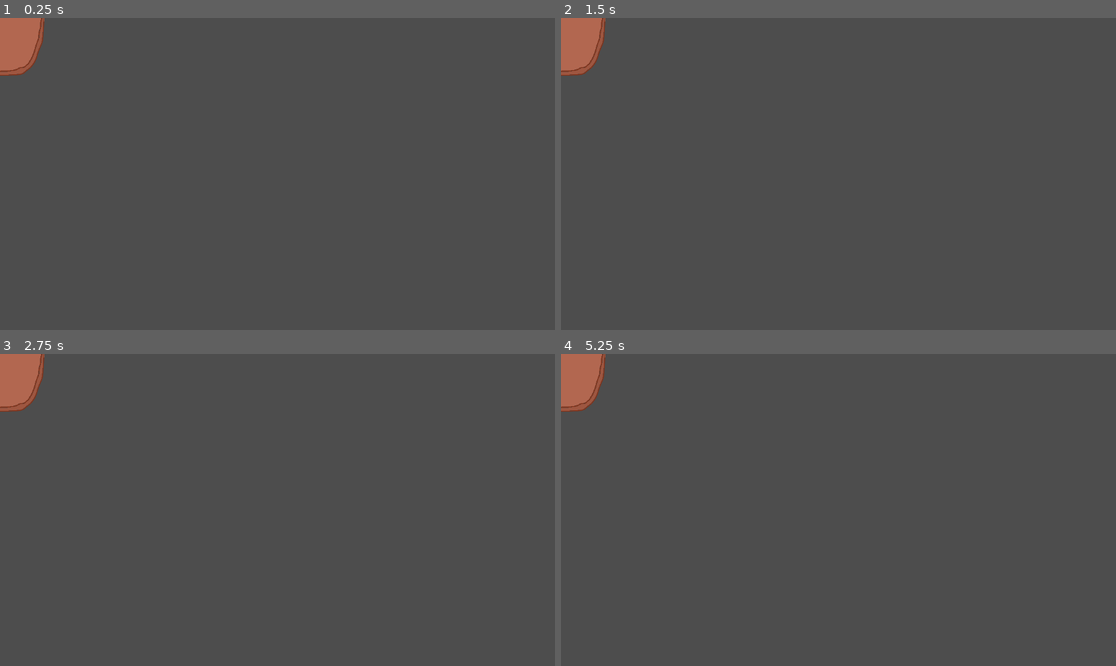
Above: before the commit, frames 1-4 (two rows, left to right).
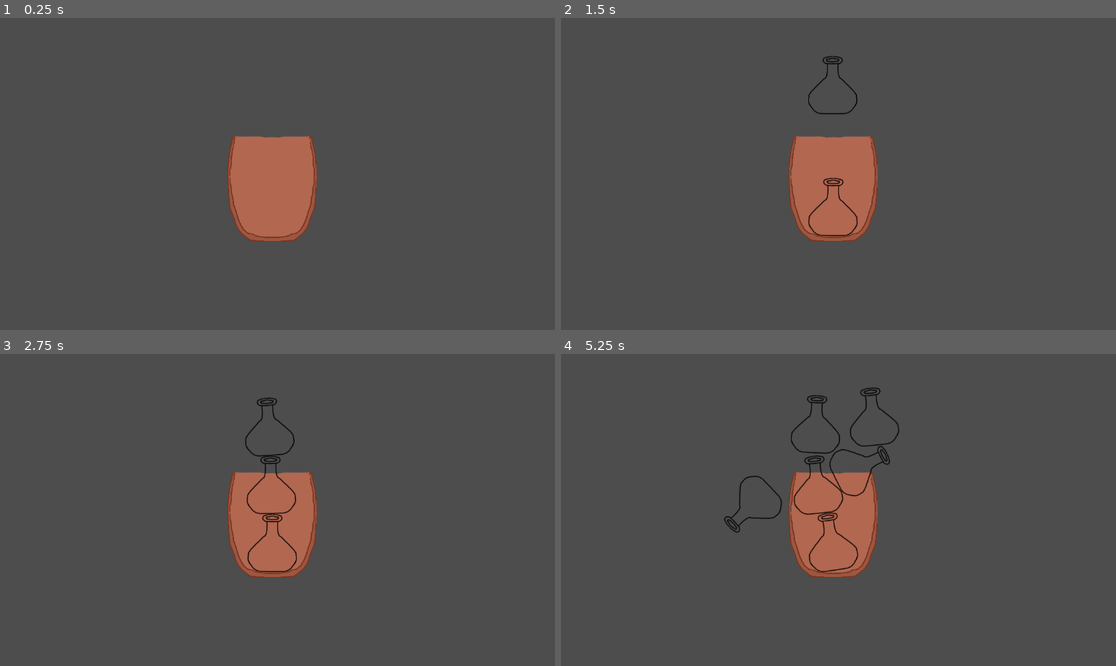
Above: after the commit, the same moments.

Repository: raienelliston/Pirate-Software-Gamejam-July-2024
Game: Godot game, scene res://assets/UI/bag_ui/bag_ui.tscn
The game is run twice, just before and just after one commit, with the same random seed, the same clock (stepped at 60 frames per second) and the same inputs. This scene is started directly instead of the project's main scene.
Inputs (mouse positions are in pixels of both pictures, inside the frame that each line leads up to):
- Up to frame 1 (0.25 s): no input
- Up to frame 2 (1.5 s): tap Enter at 0.5 s; move the mouse to (960, 158) at 0.52 s; hold D (move_right) 0.53-1.28 s; click (960, 158) at 0.6 s; move the mouse to (727, 189) at 1.27 s; hold S (move_down) from 1.28 s (still down); click (727, 189) at 1.35 s
- Up to frame 3 (2.75 s): move the mouse to (333, 441) at 2.02 s; release S (move_down) at 2.03 s; hold D (move_right) from 2.03 s (still down); click (333, 441) at 2.1 s
- Up to frame 4 (5.25 s): move the mouse to (810, 572) at 2.77 s; release D (move_right) at 2.78 s; hold W (move_up) 2.78-3.53 s; click (810, 572) at 2.85 s; move the mouse to (1005, 556) at 3.52 s; hold A (move_left) 3.53-5.03 s; click (1005, 556) at 3.6 s; move the mouse to (672, 463) at 4.27 s; click (672, 463) at 4.35 s; move the mouse to (866, 510) at 5.02 s; hold S (move_down) from 5.03 s (still down); click (866, 510) at 5.1 s

The runs differ from the first frame. In frame 1, 6.2% of the frame differs, in the area x 0-58%, y 0-72%; in frame 2, 6.4%; in frame 3, 6.4%; in frame 4, 6.9%, in the area x 0-61%, y 0-72%.
Error after the commit: Invalid access to property or key 'potion_color' on a base object of type 'PackedScene'. (res://resources/items/potions/potion_base.gd:8)

Commit message:
got spawning working, second potion setup, and trying to create text labels

Diff:
--- a/assets/UI/bag_ui/ItemSpawner.gd
+++ b/assets/UI/bag_ui/ItemSpawner.gd
@@ -1,12 +1,25 @@
 class_name BagItemSpawner
 extends Node2D
 
-@export var item : Resource
+@export var item : PackedScene
+
+const HEALING_POTION = preload("res://resources/items/potions/potion_types/healing_potion.tres")
+const SWIFTNESS_POTION = preload("res://resources/items/potions/potion_types/swiftness_potion.tres")
+
+var pool: Array[Resource] = [HEALING_POTION, SWIFTNESS_POTION]
+
+var rng = RandomNumberGenerator.new()
 
 func _ready():
 	pass
 
-func spawn_item(item_name: String) -> void:
-	var instance = item.new()
+func _process(delta):
+	if Input.is_action_just_pressed("primary_action"):
+		spawn_item(pool[rng.randi_range(0, 1)])
+
+func spawn_item(item_name: Resource) -> void:
+	var instance = item.instantiate()
 	if instance.has_method("set"):
 		instance.set("base_class", item)
+
+	add_child(instance)
--- a/assets/UI/bag_ui/bag_ui.tscn
+++ b/assets/UI/bag_ui/bag_ui.tscn
@@ -1,18 +1,11 @@
-[gd_scene load_steps=5 format=3 uid="uid://bllhy8imst05a"]
+[gd_scene load_steps=4 format=3 uid="uid://bllhy8imst05a"]
 
-[ext_resource type="Script" path="res://assets/UI/bag_ui/Bag_UI.gd" id="1_bhnws"]
 [ext_resource type="Texture2D" uid="uid://b1xp1xau4u7ud" path="res://assets/items/bag.png" id="2_imeii"]
 [ext_resource type="Script" path="res://assets/UI/bag_ui/ItemSpawner.gd" id="3_bcnv6"]
-[ext_resource type="Script" path="res://resources/items/potions/potion_base.gd" id="4_n8v0m"]
+[ext_resource type="PackedScene" uid="uid://kgbcplro3rh5" path="res://resources/items/potions/potion_base.tscn" id="3_grmkw"]
 
-[node name="BagUI" type="Control"]
-layout_mode = 3
-anchors_preset = 15
-anchor_right = 1.0
-anchor_bottom = 1.0
-grow_horizontal = 2
-grow_vertical = 2
-script = ExtResource("1_bhnws")
+[node name="BagUI" type="Node2D"]
+position = Vector2(565, 345)
 
 [node name="StaticBody2D" type="StaticBody2D" parent="."]
 
@@ -25,4 +18,4 @@
 [node name="ItemSpawner" type="Node2D" parent="."]
 position = Vector2(0, -193)
 script = ExtResource("3_bcnv6")
-item = ExtResource("4_n8v0m")
+item = ExtResource("3_grmkw")
--- a/resources/items/potions/potion_base.gd
+++ b/resources/items/potions/potion_base.gd
@@ -1,7 +1,8 @@
-@tool
 extends Node2D
 
 @export var base_class: Resource
 
+@onready var label = $RigidBody2D/Label
+
 func _ready() -> void:
-	add_child(base_class.base_sprite)
+	label.text = base_class.potion_color
--- a/resources/items/potions/potion_base.tscn
+++ b/resources/items/potions/potion_base.tscn
@@ -2,13 +2,19 @@
 
 [ext_resource type="Texture2D" uid="uid://c3fh6jjlrts4a" path="res://assets/items/potion_medium.png" id="1_867e1"]
 [ext_resource type="Script" path="res://resources/items/potions/potion_base.gd" id="1_i4ty7"]
-[ext_resource type="Resource" uid="uid://0qbkx2v0atky" path="res://resources/items/potions/healing_potion.tres" id="2_l6tg2"]
+[ext_resource type="Resource" uid="uid://0qbkx2v0atky" path="res://resources/items/potions/potion_types/healing_potion.tres" id="2_m5w44"]
 
 [node name="PotionBase" type="Node2D"]
 script = ExtResource("1_i4ty7")
-base_class = ExtResource("2_l6tg2")
+base_class = ExtResource("2_m5w44")
 
 [node name="RigidBody2D" type="RigidBody2D" parent="."]
+
+[node name="Label" type="Label" parent="RigidBody2D"]
+offset_left = -22.0
+offset_top = -35.0
+offset_right = 18.0
+offset_bottom = -12.0
 
 [node name="PotionMedium" type="Sprite2D" parent="RigidBody2D"]
 position = Vector2(-1, -18)
--- /dev/null
+++ b/resources/items/potions/potion_types/swiftness_potion.tres
@@ -0,0 +1,11 @@
+[gd_resource type="Resource" script_class="Potion" load_steps=2 format=3 uid="uid://bhhg2j68bha2a"]
+
+[ext_resource type="Script" path="res://resources/items/potions/potion_class.gd" id="1_bfyye"]
+
+[resource]
+script = ExtResource("1_bfyye")
+potion_color = Color(0, 0, 0, 1)
+duration = 0
+radius = 0.0
+potion_type = 0
+potion_attribute = 0
Renamed: resources/items/potions/healing_potion.tres -> resources/items/potions/potion_types/healing_potion.tres
